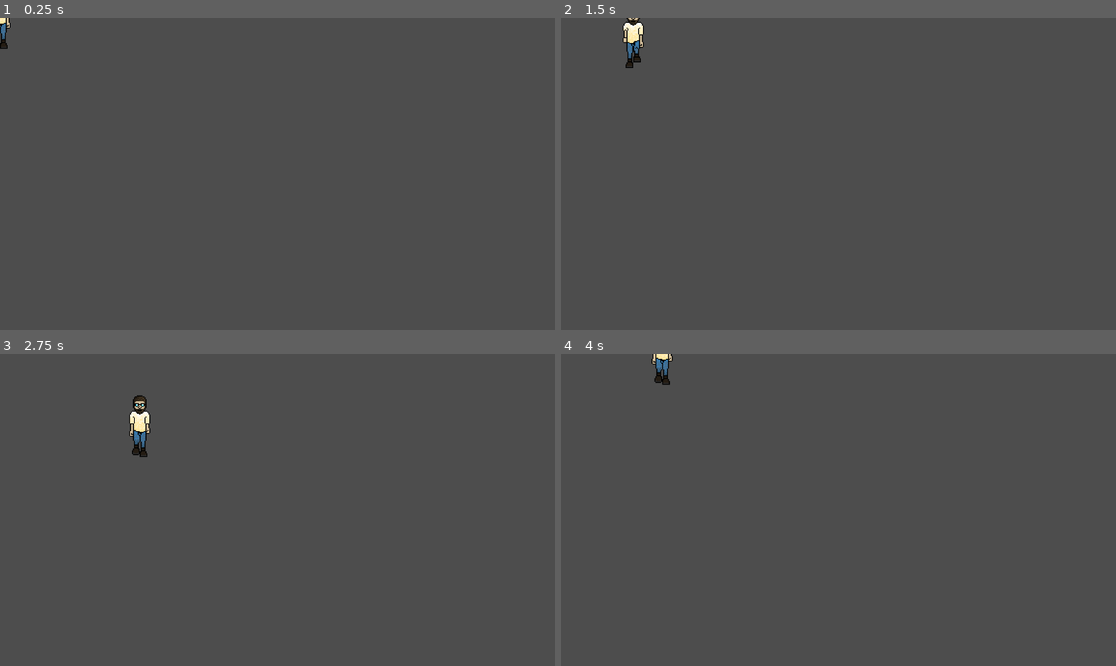
Above: before the commit, frames 1-4 (two rows, left to right).
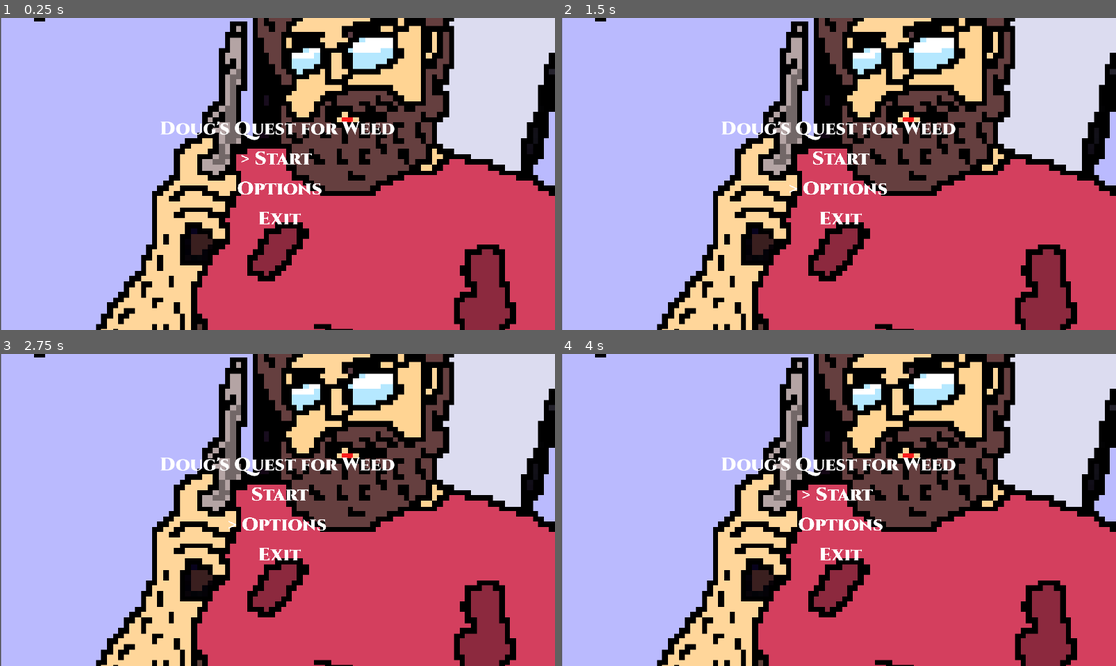
Above: after the commit, the same moments.

Repository: parkerharmon/Dougs_Quest
Game: Godot game, scene res://scenes/Menus/main_menu.tscn
Two runs of this game, one before a commit and one after it. Both use one fixed random seed, a clock stepped at 60 frames per second and the inputs below. Before the commit the project starts from res://player/doug_character.tscn.
Inputs:
- Up to frame 1 (0.25 s): no input
- Up to frame 2 (1.5 s): tap Enter at 0.5 s; hold D (right) 0.53-1.28 s; tap Space (select, bound only after the commit) at 0.6, 1.35 s; hold S (down) from 1.28 s (still down)
- Up to frame 3 (2.75 s): release S (down) at 2.03 s; hold D (right) from 2.03 s (still down); tap Space (select, bound only after the commit) at 2.1 s
- Up to frame 4 (4 s): release D (right) at 2.78 s; hold W (up) 2.78-3.53 s; tap Space (select, bound only after the commit) at 2.85, 3.6 s; hold A (left) from 3.53 s (still down)

The runs differ from the first frame. In frame 1, 95% of the frame differs, in the area x 0-100%, y 0-100%; in frame 2, 95%; in frame 3, 95%; in frame 4, 95%.

Commit message:
added main menu

Diff:
--- a/player/doug_character.tscn
+++ b/player/doug_character.tscn
@@ -5,6 +5,22 @@
 
 [sub_resource type="RectangleShape2D" id="RectangleShape2D_gtvcq"]
 size = Vector2(22, 64)
+
+[sub_resource type="Animation" id="Animation_3qc0c"]
+resource_name = "Idle_Down"
+loop_mode = 1
+tracks/0/type = "value"
+tracks/0/imported = false
+tracks/0/enabled = true
+tracks/0/path = NodePath("Sprite2D:frame")
+tracks/0/interp = 1
+tracks/0/loop_wrap = true
+tracks/0/keys = {
+"times": PackedFloat32Array(0),
+"transitions": PackedFloat32Array(1),
+"update": 1,
+"values": [4]
+}
 
 [sub_resource type="Animation" id="Animation_x7ghj"]
 length = 0.001
@@ -36,22 +52,6 @@
 "transitions": PackedFloat32Array(1, 1, 1, 1, 1, 1, 1),
 "update": 1,
 "values": [1, 2, 3, 4, 5, 6, 7]
-}
-
-[sub_resource type="Animation" id="Animation_3qc0c"]
-resource_name = "Idle_Down"
-loop_mode = 1
-tracks/0/type = "value"
-tracks/0/imported = false
-tracks/0/enabled = true
-tracks/0/path = NodePath("Sprite2D:frame")
-tracks/0/interp = 1
-tracks/0/loop_wrap = true
-tracks/0/keys = {
-"times": PackedFloat32Array(0),
-"transitions": PackedFloat32Array(1),
-"update": 1,
-"values": [4]
 }
 
 [sub_resource type="AnimationLibrary" id="AnimationLibrary_1cilf"]
--- a/project.godot
+++ b/project.godot
@@ -11,13 +11,15 @@
 [application]
 
 config/name="Dougs Quest"
-run/main_scene="res://player/doug_character.tscn"
+run/main_scene="res://scenes/Menus/main_menu.tscn"
 config/features=PackedStringArray("4.2", "Mobile")
 config/icon="res://icon.svg"
 
 [display]
 
-window/stretch/scale=2.0
+window/size/viewport_width=1920
+window/size/viewport_height=1080
+window/stretch/scale=4.0
 
 [input]
 
@@ -41,6 +43,11 @@
 "events": [Object(InputEventKey,"resource_local_to_scene":false,"resource_name":"","device":-1,"window_id":0,"alt_pressed":false,"shift_pressed":false,"ctrl_pressed":false,"meta_pressed":false,"pressed":false,"keycode":0,"physical_keycode":83,"key_label":0,"unicode":115,"echo":false,"script":null)
 ]
 }
+select={
+"deadzone": 0.5,
+"events": [Object(InputEventKey,"resource_local_to_scene":false,"resource_name":"","device":-1,"window_id":0,"alt_pressed":false,"shift_pressed":false,"ctrl_pressed":false,"meta_pressed":false,"pressed":false,"keycode":0,"physical_keycode":32,"key_label":0,"unicode":32,"echo":false,"script":null)
+]
+}
 
 [rendering]
 
--- /dev/null
+++ b/scenes/Menus/main_menu.tscn
@@ -0,0 +1,109 @@
+[gd_scene load_steps=4 format=3 uid="uid://cv2umj70ni8gf"]
+
+[ext_resource type="Script" path="res://scripts/Main_menu.gd" id="1_udunj"]
+[ext_resource type="Texture2D" uid="uid://l2srxj06qtp" path="res://assets/art/main_menu_updated.png" id="2_e1wf6"]
+[ext_resource type="FontFile" uid="uid://bquv5i0dijud8" path="res://assets/fonts/Cinzel_Doug/Cinzel-Black.ttf" id="3_yx7vr"]
+
+[node name="Main_menu" type="Control"]
+layout_mode = 3
+anchors_preset = 15
+anchor_right = 1.0
+anchor_bottom = 1.0
+grow_horizontal = 2
+grow_vertical = 2
+script = ExtResource("1_udunj")
+
+[node name="TextureRect" type="TextureRect" parent="."]
+layout_mode = 1
+anchors_preset = 15
+anchor_right = 1.0
+anchor_bottom = 1.0
+offset_left = 1.0
+offset_top = -2.0
+offset_right = 1.0
+offset_bottom = 249.0
+grow_horizontal = 2
+grow_vertical = 2
+texture = ExtResource("2_e1wf6")
+
+[node name="MarginContainer" type="MarginContainer" parent="."]
+layout_mode = 1
+anchors_preset = 15
+anchor_right = 1.0
+anchor_bottom = 1.0
+grow_horizontal = 2
+grow_vertical = 2
+
+[node name="CenterContainer" type="CenterContainer" parent="MarginContainer"]
+layout_mode = 2
+
+[node name="VBoxContainer" type="VBoxContainer" parent="MarginContainer/CenterContainer"]
+layout_mode = 2
+
+[node name="CenterContainer" type="CenterContainer" parent="MarginContainer/CenterContainer/VBoxContainer"]
+layout_mode = 2
+
+[node name="Label" type="Label" parent="MarginContainer/CenterContainer/VBoxContainer/CenterContainer"]
+texture_filter = 2
+layout_mode = 2
+theme_override_fonts/font = ExtResource("3_yx7vr")
+text = "Doug's Quest for Weed"
+
+[node name="CenterContainer2" type="CenterContainer" parent="MarginContainer/CenterContainer/VBoxContainer"]
+layout_mode = 2
+
+[node name="VBoxContainer" type="VBoxContainer" parent="MarginContainer/CenterContainer/VBoxContainer/CenterContainer2"]
+layout_mode = 2
+
+[node name="CenterContainer" type="CenterContainer" parent="MarginContainer/CenterContainer/VBoxContainer/CenterContainer2/VBoxContainer"]
+layout_mode = 2
+
+[node name="HBoxContainer" type="HBoxContainer" parent="MarginContainer/CenterContainer/VBoxContainer/CenterContainer2/VBoxContainer/CenterContainer"]
+layout_mode = 2
+
+[node name="Selector" type="Label" parent="MarginContainer/CenterContainer/VBoxContainer/CenterContainer2/VBoxContainer/CenterContainer/HBoxContainer"]
+layout_mode = 2
+theme_override_fonts/font = ExtResource("3_yx7vr")
+text = ">"
+
+[node name="Start" type="Label" parent="MarginContainer/CenterContainer/VBoxContainer/CenterContainer2/VBoxContainer/CenterContainer/HBoxContainer"]
+texture_filter = 1
+layout_mode = 2
+theme_override_fonts/font = ExtResource("3_yx7vr")
+text = "Start"
+
+[node name="CenterContainer2" type="CenterContainer" parent="MarginContainer/CenterContainer/VBoxContainer/CenterContainer2/VBoxContainer"]
+layout_mode = 2
+
+[node name="HBoxContainer" type="HBoxContainer" parent="MarginContainer/CenterContainer/VBoxContainer/CenterContainer2/VBoxContainer/CenterContainer2"]
+layout_mode = 2
+
+[node name="Selector" type="Label" parent="MarginContainer/CenterContainer/VBoxContainer/CenterContainer2/VBoxContainer/CenterContainer2/HBoxContainer"]
+texture_filter = 1
+layout_mode = 2
+theme_override_fonts/font = ExtResource("3_yx7vr")
+text = ">"
+
+[node name="Options" type="Label" parent="MarginContainer/CenterContainer/VBoxContainer/CenterContainer2/VBoxContainer/CenterContainer2/HBoxContainer"]
+texture_filter = 1
+layout_mode = 2
+theme_override_fonts/font = ExtResource("3_yx7vr")
+text = "Options"
+
+[node name="CenterContainer3" type="CenterContainer" parent="MarginContainer/CenterContainer/VBoxContainer/CenterContainer2/VBoxContainer"]
+layout_mode = 2
+
+[node name="HBoxContainer" type="HBoxContainer" parent="MarginContainer/CenterContainer/VBoxContainer/CenterContainer2/VBoxContainer/CenterContainer3"]
+layout_mode = 2
+
+[node name="Selector" type="Label" parent="MarginContainer/CenterContainer/VBoxContainer/CenterContainer2/VBoxContainer/CenterContainer3/HBoxContainer"]
+texture_filter = 1
+layout_mode = 2
+theme_override_fonts/font = ExtResource("3_yx7vr")
+text = ">"
+
+[node name="Exit" type="Label" parent="MarginContainer/CenterContainer/VBoxContainer/CenterContainer2/VBoxContainer/CenterContainer3/HBoxContainer"]
+texture_filter = 1
+layout_mode = 2
+theme_override_fonts/font = ExtResource("3_yx7vr")
+text = "Exit"
--- /dev/null
+++ b/scripts/Main_menu.gd
@@ -0,0 +1,49 @@
+extends Control
+
+@onready var selector_one = $MarginContainer/CenterContainer/VBoxContainer/CenterContainer2/VBoxContainer/CenterContainer/HBoxContainer/Selector
+@onready var selector_two = $MarginContainer/CenterContainer/VBoxContainer/CenterContainer2/VBoxContainer/CenterContainer2/HBoxContainer/Selector
+@onready var selector_three = $MarginContainer/CenterContainer/VBoxContainer/CenterContainer2/VBoxContainer/CenterContainer3/HBoxContainer/Selector
+
+var current_selection = 0
+func _ready():
+	set_current_selection(0)
+
+func _process(_delta):
+	if Input.is_action_just_pressed("down") and current_selection < 2:
+		current_selection += 1
+		set_current_selection(current_selection)
+	if Input.is_action_just_pressed("up") and current_selection > 0:
+		current_selection -= 1
+		set_current_selection(current_selection)
+	if Input.is_action_just_pressed("select"):
+		if current_selection == 0:
+			pass
+		if current_selection == 1:
+			pass
+		if current_selection == 2:
+			get_tree().quit()
+
+
+func set_current_selection(_current_selection):
+	selector_one.text = ""
+	selector_two.text = ""
+	selector_three.text = ""
+	if _current_selection == 0:
+		selector_one.text = ">"
+	if _current_selection == 1:
+		selector_two.text = ">"
+	if _current_selection == 2:
+		selector_three.text = ">"
+
+
+
+func _on_play_pressed():
+	pass
+
+
+func _on_options_pressed():
+	pass
+
+
+func _on_exit_pressed():
+	get_tree().quit()
Binary file added: assets/art/main_menu.png
Not shown, added: assets/art/main_menu.png.import
Binary file added: assets/art/main_menu_updated.png
Not shown, added: assets/art/main_menu_updated.png.import
Binary file added: assets/enemy/enemy_placeholder.png
Not shown, added: assets/enemy/enemy_placeholder.png.import
